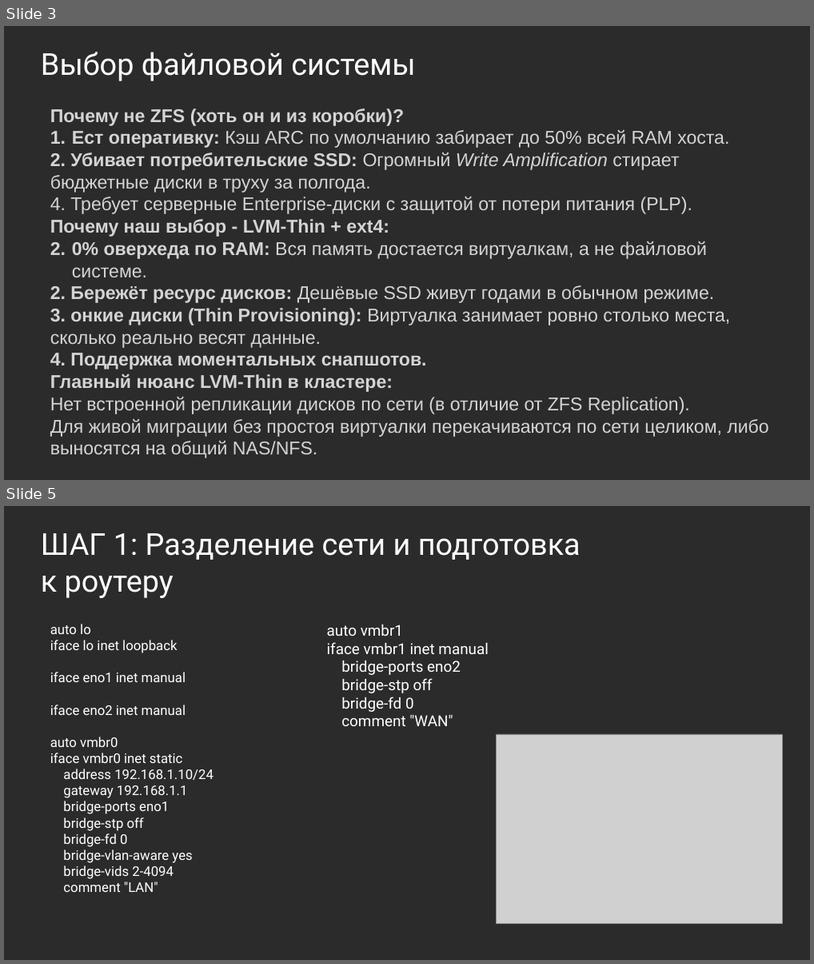
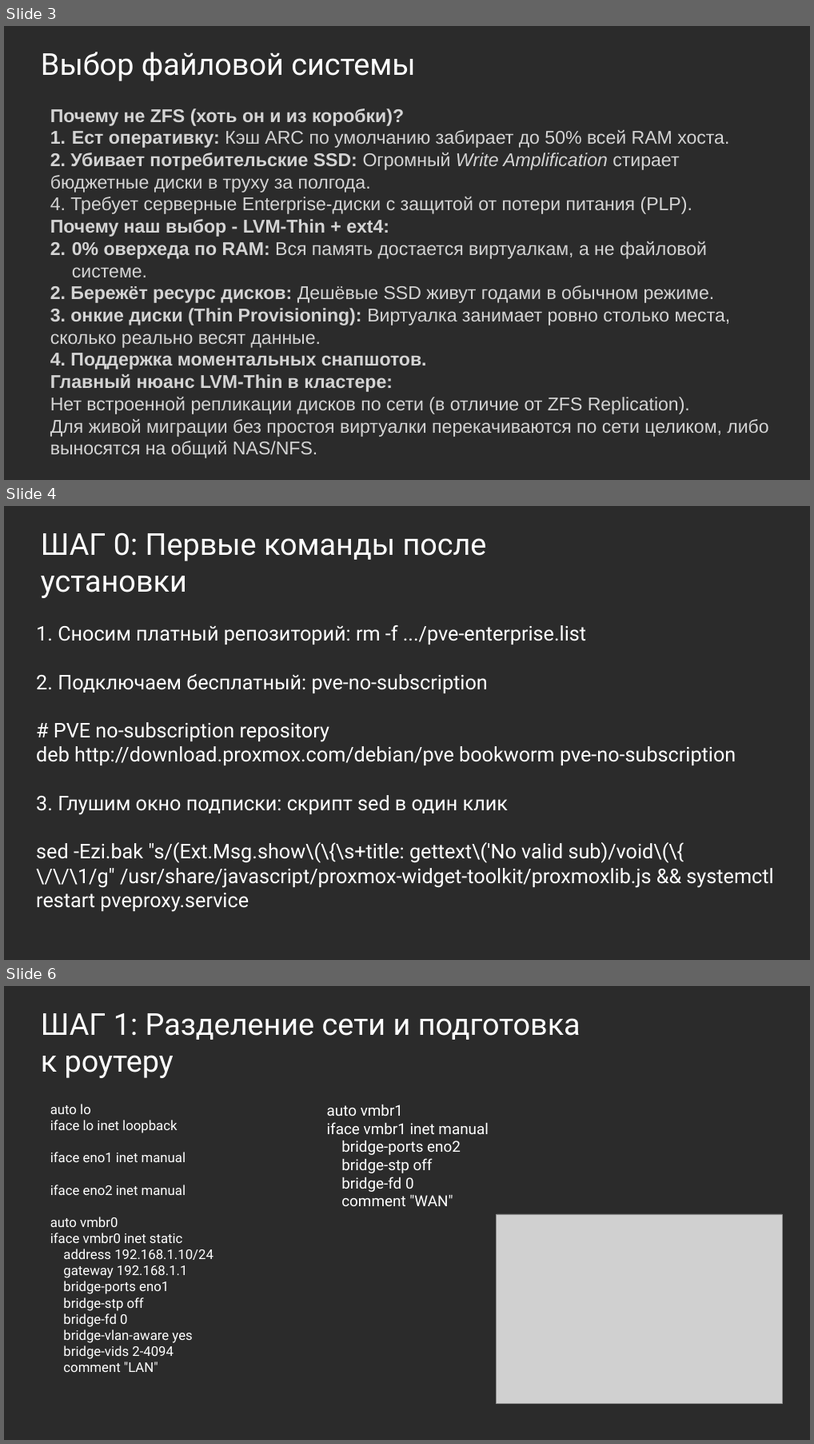
Before and after one commit to madnessman666/proxmox-ve-project, a slide deck: Презентация1.pptx. Shown one above the other, each under a label of ours: slides 3 and 5 before the commit, slides 3, 4 and 6 after it; the slides between them are not shown. The pictures are 814x964 and 814x1444 pixels, drawn with LibreOffice and Linux fonts; fonts in the diff are those of the drawing; grey boxes stand for pictures; background and template pictures are left out; a plain dark background stands for a picture behind light text. Boxes give left, top, right and bottom in pixels: in the first picture for what was removed or moved away, otherwise in the second. Text is boxed around its words. In the diff, an @@ line names an element or a change of style, - is before the commit and + after.

```diff
--- a/Презентация1.pptx
+++ b/Презентация1.pptx
@@ slide 4 added at box(4, 506, 810, 960), background picture (left out) @@
@@ text added at box(41, 532, 487, 598), 36 pt, text #FFFFFF @@
+ШАГ 0: Первые команды после установки
@@ text added at box(36, 625, 774, 912), 24 pt, text #FFFFFF @@
+1. Сносим платный репозиторий: rm -f .../pve-enterprise.list
+2. Подключаем бесплатный: pve-no-subscription
+# PVE no-subscription repository
+deb http://download.proxmox.com/debian/pve bookworm pve-no-subscription
+3. Глушим окно подписки: скрипт sed в один клик
+sed -Ezi.bak "s/(Ext.Msg.show\(\{\s+title: gettext\('No valid sub)/void\(\{ \/\/\1/g" /usr/share/javascript/proxmox-widget-toolkit/proxmoxlib.js && systemctl restart pveproxy.service
@@ what was slide 5 is now slide 6 @@
```
Also in this commit, not shown: 2 slides changed, 1 other file.
